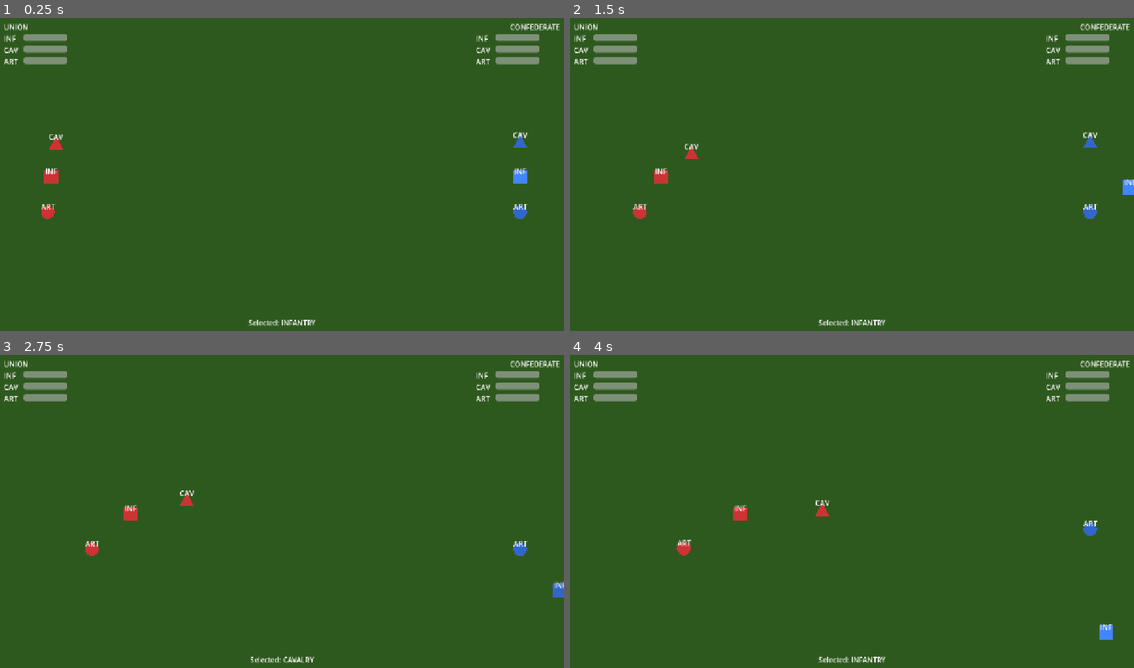
Above: before the commit, frames 1-4 (two rows, left to right).
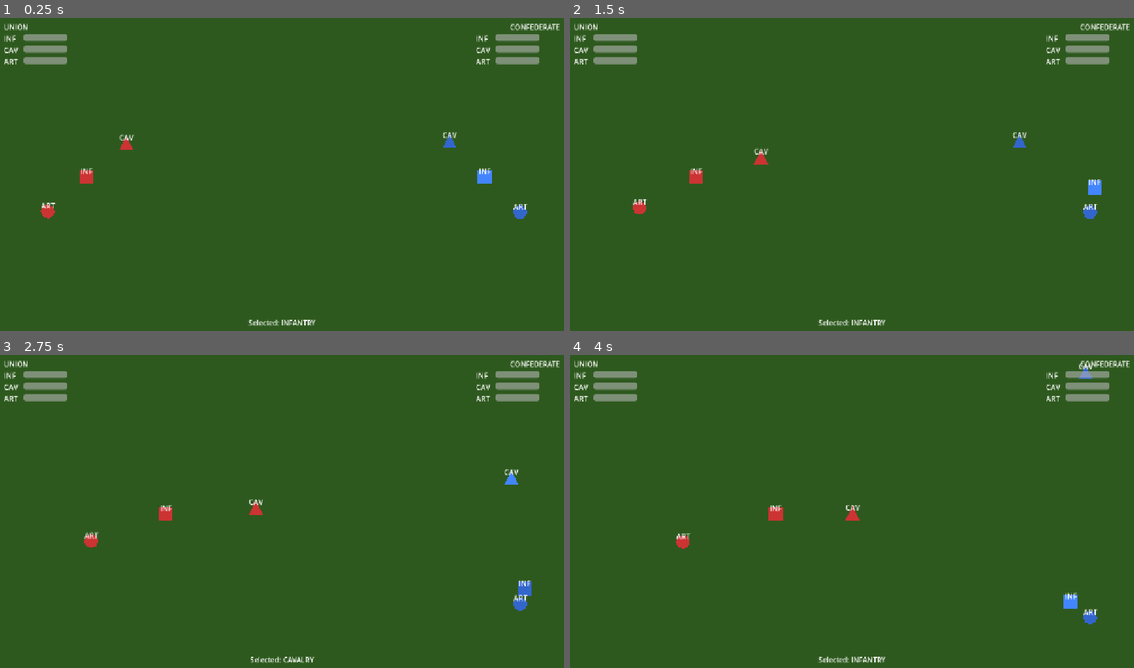
Above: after the commit, the same moments.

Repository: locutusaibot-blip/civil-war-battlefield
Game: Godot game, scene res://scenes/main.tscn
Two runs of this game, one before a commit and one after it. Both use one fixed random seed, a clock stepped at 60 frames per second and the inputs below.
Inputs:
- Up to frame 1 (0.25 s): no input
- Up to frame 2 (1.5 s): tap Enter (restart) at 0.5 s; hold D (move_right) 0.53-1.28 s; hold Tab (cycle_unit) 0.53-1.28 s; hold S (move_down) from 1.28 s (still down); tap 1 (select_unit_1) at 1.35 s
- Up to frame 3 (2.75 s): release S (move_down) at 2.03 s; hold D (move_right) from 2.03 s (still down); hold 2 (select_unit_2) from 2.03 s (still down)
- Up to frame 4 (4 s): release D (move_right) at 2.78 s; release 2 (select_unit_2) at 2.78 s; hold W (move_up) 2.78-3.53 s; tap 3 (select_unit_3) at 2.85 s; hold A (move_left) from 3.53 s (still down); hold Tab (cycle_unit) from 3.53 s (still down)

The runs differ from the first frame. In frame 1, 0.8% of the frame differs, in the area x 7-94%, y 36-65%; in frame 2, 0.9%; in frame 3, 1.0%; in frame 4, 1.1%, in the area x 18-97%, y 2-91%.
Error in both runs: Trying to assign value of type 'ColorRect' to a variable of type 'Node2D'. (res://scenes/units/base_unit.gd:23)

Commit message:
fix: correct spawn formation, cavalry charge, and AI retreat threshold
- Spawn: cavalry positioned in front (toward center), artillery in rear
- Cavalry: charge cooldown only ticks when NOT in melee contact (spec says "resets after 3s without contact")
- AI: retreat re-engagement uses unit detection_radius instead of hardcoded 60px

Co-Authored-By: Claude Opus 4.6 (1M context) <noreply@anthropic.com>

Diff:
--- a/scenes/ai/ai_controller.gd
+++ b/scenes/ai/ai_controller.gd
@@ -38,7 +38,7 @@
 	# Low health: retreat (unless enemy is very close)
 	if unit.health < unit.max_health * 0.3:
 		var nearest = unit.find_nearest_enemy()
-		if nearest and unit.global_position.distance_to(nearest.global_position) < 60:
+		if nearest and unit.global_position.distance_to(nearest.global_position) < unit.detection_radius:
 			return AIState.ENGAGE
 		return AIState.RETREAT
 
--- a/scenes/main.gd
+++ b/scenes/main.gd
@@ -27,9 +27,10 @@
 	var player_units: Array[BaseUnit] = []
 	var enemy_units: Array[BaseUnit] = []
 
-	# Union (player) — right side, vertical column
-	var u_infantry = spawn_unit(INFANTRY_SCENE, $UnionArmy, Vector2(UNION_X, CENTER_Y), "union")
-	var u_cavalry = spawn_unit(CAVALRY_SCENE, $UnionArmy, Vector2(UNION_X, CENTER_Y - SPACING), "union")
+	# Union (player) — right side
+	# Cavalry=front (closest to center), Infantry=middle, Artillery=rear (near edge)
+	var u_cavalry = spawn_unit(CAVALRY_SCENE, $UnionArmy, Vector2(UNION_X - 2 * SPACING, CENTER_Y - SPACING), "union")
+	var u_infantry = spawn_unit(INFANTRY_SCENE, $UnionArmy, Vector2(UNION_X - SPACING, CENTER_Y), "union")
 	var u_artillery = spawn_unit(ARTILLERY_SCENE, $UnionArmy, Vector2(UNION_X, CENTER_Y + SPACING), "union")
 
 	# Order matches 1/2/3 keys: infantry, cavalry, artillery
@@ -37,9 +38,10 @@
 	player_units.append(u_cavalry)
 	player_units.append(u_artillery)
 
-	# Confederate (AI) — left side, vertical column
-	var c_infantry = spawn_unit(INFANTRY_SCENE, $ConfederateArmy, Vector2(CONF_X, CENTER_Y), "confederate")
-	var c_cavalry = spawn_unit(CAVALRY_SCENE, $ConfederateArmy, Vector2(CONF_X, CENTER_Y - SPACING), "confederate")
+	# Confederate (AI) — left side
+	# Cavalry=front (closest to center), Infantry=middle, Artillery=rear (near edge)
+	var c_cavalry = spawn_unit(CAVALRY_SCENE, $ConfederateArmy, Vector2(CONF_X + 2 * SPACING, CENTER_Y - SPACING), "confederate")
+	var c_infantry = spawn_unit(INFANTRY_SCENE, $ConfederateArmy, Vector2(CONF_X + SPACING, CENTER_Y), "confederate")
 	var c_artillery = spawn_unit(ARTILLERY_SCENE, $ConfederateArmy, Vector2(CONF_X, CENTER_Y + SPACING), "confederate")
 
 	enemy_units.append(c_infantry)
--- a/scenes/units/cavalry.gd
+++ b/scenes/units/cavalry.gd
@@ -6,6 +6,7 @@
 
 var charge_available: bool = true
 var charge_timer: float = 0.0
+var in_contact: bool = false
 
 func _ready():
 	unit_type = "cavalry"
@@ -20,8 +21,9 @@
 	if not is_alive:
 		return
 
-	# Charge cooldown
-	if not charge_available:
+	# Charge cooldown — only ticks when NOT in contact with enemy
+	in_contact = is_in_melee_contact()
+	if not charge_available and not in_contact:
 		charge_timer -= delta
 		if charge_timer <= 0:
 			charge_available = true
@@ -33,6 +35,13 @@
 
 	apply_charge_damage(delta)
 	move_and_slide()
+
+func is_in_melee_contact() -> bool:
+	for body in detection_area.get_overlapping_bodies():
+		if body is BaseUnit and body.team != team and body.is_alive:
+			if global_position.distance_to(body.global_position) < 40:
+				return true
+	return false
 
 func apply_charge_damage(delta):
 	for body in detection_area.get_overlapping_bodies():
